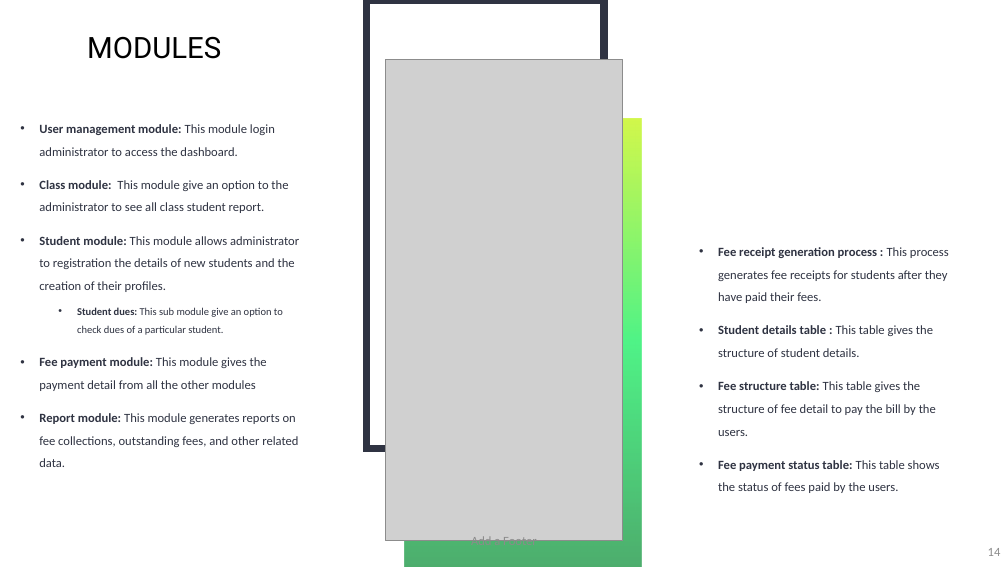
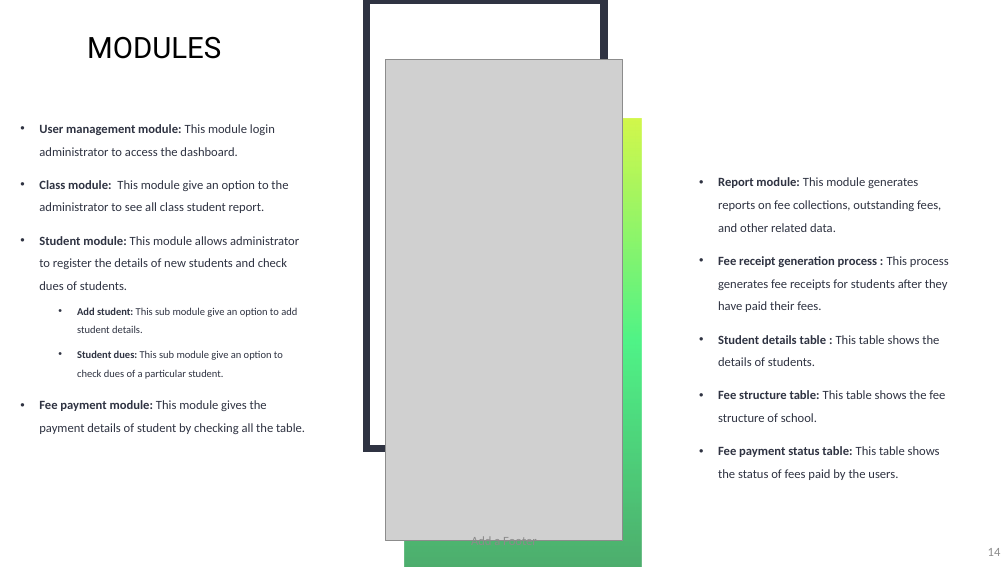
Before and after one commit to vikarnjha/School-Fee-Management-System, a slide deck: slide 14 of SFMS PPT.pptx. Drawn at 1008x567 pixels with LibreOffice and Linux fonts; fonts in the diff are those of the drawing; grey boxes stand for pictures. Boxes give left, top, right and bottom in pixels: in the first picture for what was removed or moved away, otherwise in the second. Text is boxed around its words. In the diff, an @@ line names an element or a change of style, - is before the commit and + after.

Commit message:
minor changes in PPT completed final

```diff
--- a/SFMS PPT.pptx
+++ b/SFMS PPT.pptx
@@ text "Report module: This module generates ...": place and size @@
-text "Report module: This module generates ..." at (718, 270, 948, 493)
+text "Report module: This module generates ..." at (718, 200, 945, 480)
@@ text at (718, 200, 941, 232): paragraph added @@
+• Report module: This module generates reports on fee collections, outstanding fees, and other related data.
@@ text at (39, 236, 299, 333): text changed @@
-• Student module: This module allows administrator to registration the details of new students and the creation of their profiles.
+• Student module: This module allows administrator to register the details of new students and check dues of students.
+  • Add student: This sub module give an option to add student details.
@@ text at (718, 335, 945, 422): text changed @@
-• Student details table : This table gives the structure of student details.
-• Fee structure table: This table gives the structure of fee detail to pay the bill by the users.
+• Student details table : This table shows the details of students.
+• Fee structure table: This table shows the fee structure of school.
@@ text at (39, 400, 305, 434): text changed @@
-• Fee payment module: This module gives the payment detail from all the other modules
-• Report module: This module generates reports on fee collections, outstanding fees, and other related data.
+• Fee payment module: This module gives the payment details of student by checking all the table.
```
Also in this commit, not shown: 3 other slides changed.
